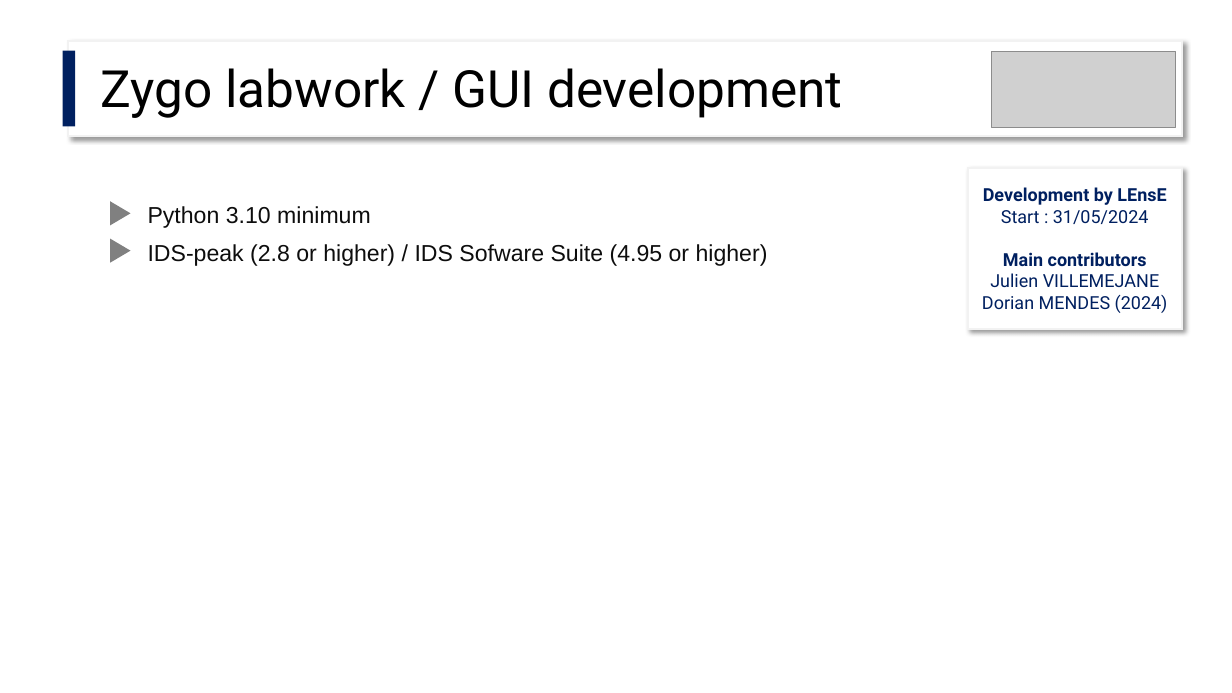
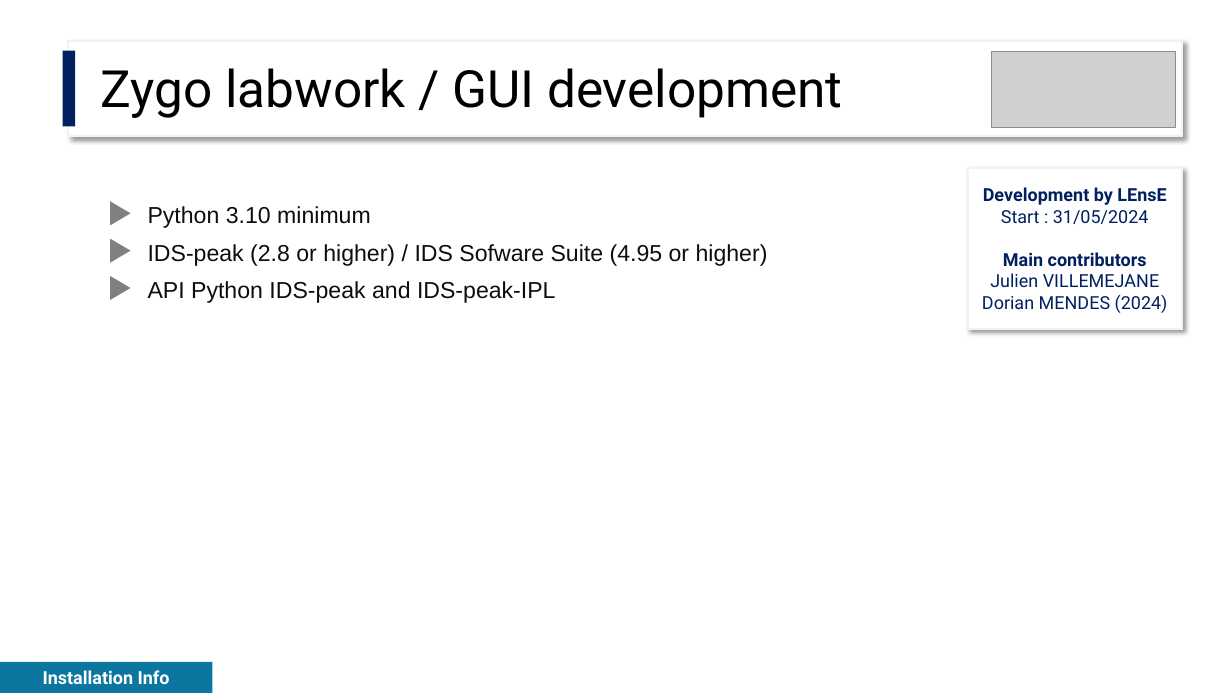
Before and after one commit to IOGS-LEnsE-ressources/camera-gui, a slide deck: slide 1 of applis/Zygo-labwork/Structure_of_the_app.pptx. Drawn at 1232x693 pixels with LibreOffice and Linux fonts; fonts in the diff are those of the drawing; grey boxes stand for pictures. Boxes give left, top, right and bottom in pixels: in the first picture for what was removed or moved away, otherwise in the second. Text is boxed around its words. In the diff, an @@ line names an element or a change of style, - is before the commit and + after.

```diff
--- a/applis/Zygo-labwork/Structure_of_the_app.pptx
+++ b/applis/Zygo-labwork/Structure_of_the_app.pptx
@@ triangle added at (110, 276, 130, 300), fill #808080 @@
@@ text added at (148, 281, 556, 303), 18 pt, text #0D0D0D @@
+API Python IDS-peak and IDS-peak-IPL
@@ rectangle added at (0, 662, 213, 693), fill #0B76A0, 14 pt, text #FFFFFF, bold @@
+Installation Info
```
